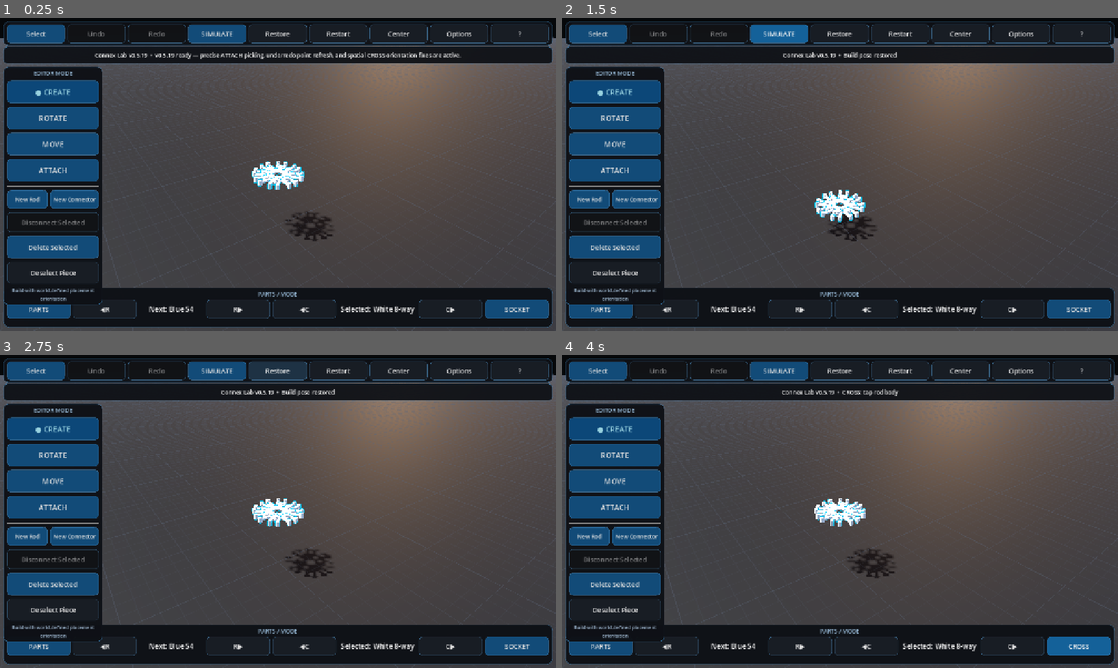
Above: before the commit, frames 1-4 (two rows, left to right).
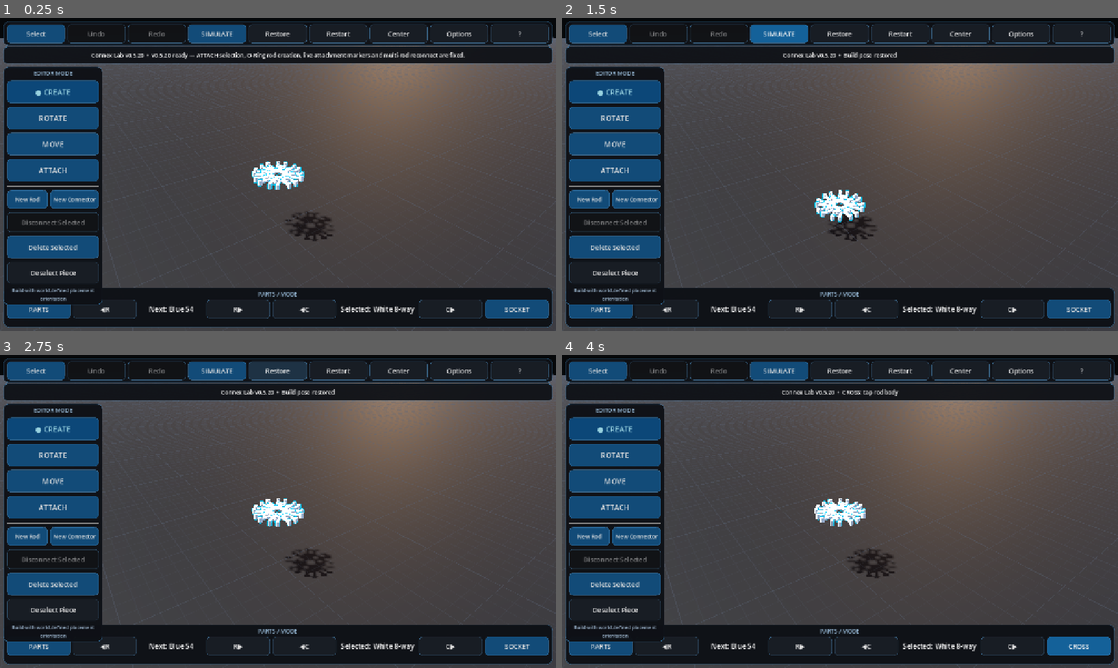
Above: after the commit, the same moments.

Repository: pixel375/connex
Game: Godot game, scene res://Main.tscn
The game is run twice, just before and just after one commit, with the same random seed, the same clock (stepped at 60 frames per second) and the same inputs.
Inputs:
- Up to frame 1 (0.25 s): no input
- Up to frame 2 (1.5 s): click "SIMULATE" at 0.5 s; click "BUILD" at 1.25 s
- Up to frame 3 (2.75 s): click "Restore" at 2 s
- Up to frame 4 (4 s): click "SOCKET" at 2.75 s; click "AXLE" at 3.5 s

The runs differ from the first frame. In frame 1, 0.7% of the frame differs, in the area x 16-84%, y 10-14%; in frame 2, less than 0.1%; in frame 3, less than 0.1%; in frame 4, less than 0.1%.

Commit message:
[release] Connex Lab v0.5.20
Fix ATTACH piece selection, preserve SOCKET rod creation while O-Ring is selected, keep attachment markers synchronized with the current build pose, and restore all still-aligned rods when a disconnected multi-rod connector is explicitly reattached. Includes focused device-case regressions and retained physics/editor gates.

Diff:
--- a/Main.tscn
+++ b/Main.tscn
@@ -1,11 +1,12 @@
 [gd_scene load_steps=3 format=3]
 
+; v0.5.20 ATTACH selection, O-Ring rod creation, live marker and reconnect runtime: res://scripts/main_v076.gd
 ; v0.5.19 precise ATTACH picking, Undo marker refresh and spatial CROSS orientation: res://scripts/main_v075.gd
 ; v0.5.18 legacy AXLE healing and inverse CROSS rod slide runtime: res://scripts/main_v074.gd
 ; v0.5.17 deterministic AXLE/CROSS stop and save-load runtime: res://scripts/main_v073.gd
 ; v0.5.16 simplified physical O-Ring runtime: res://scripts/main_v071.gd
 ; v0.5.14 O-Ring lineage marker: res://scripts/main_v069.gd
-[ext_resource type="Script" path="res://scripts/main_v075.gd" id="1_main"]
+[ext_resource type="Script" path="res://scripts/main_v076.gd" id="1_main"]
 [ext_resource type="Script" path="res://scripts/physics_slider_fix_v052.gd" id="2_physics_fix"]
 
 [node name="Main" type="Node3D"]
--- /dev/null
+++ b/scripts/main_v076.gd
@@ -0,0 +1,234 @@
+extends "res://scripts/main_v075.gd"
+
+const VERSION_076 := "0.5.20"
+
+var attach_pose_cache_v076: Dictionary = {}
+
+
+func _ready() -> void:
+	super._ready()
+	attach_pose_cache_v076.clear()
+	if update_status_v021 != null:
+		_set_update_status_v021("Current version: v%s" % VERSION_076)
+	_status("v0.5.20 ready — ATTACH selection, O-Ring rod creation, live attachment markers and multi-rod reconnect are fixed.")
+
+
+func _status(text: String) -> void:
+	if status_label != null:
+		status_label.text = "Connex Lab v%s  •  %s" % [VERSION_076, text]
+
+
+# v0.5.19 dirtied the cached overlay but its old child handles remained queued
+# until the end of the frame. When a whole build pose jumped back, those stale
+# markers could therefore still be rendered at the old coordinates. Detach them
+# from the overlay tree immediately, then rebuild from authoritative body poses.
+func _invalidate_attach_overlay_v075() -> void:
+	attach_spatial_dirty_v050 = true
+	attach_overlay_dirty_v050 = true
+	last_overlay_visibility_signature_v050 = ""
+	if attach_points_root_v032 == null:
+		return
+	for child_value in attach_points_root_v032.get_children():
+		var child: Node = child_value as Node
+		attach_points_root_v032.remove_child(child)
+		child.queue_free()
+	_refresh_attach_points_v032()
+
+
+# -----------------------------------------------------------------------------
+# ATTACH piece selection + O-Ring create behavior.
+# -----------------------------------------------------------------------------
+
+func _select_piece_in_attach_v076(screen_pos: Vector2) -> bool:
+	if editor_mode_v032 != EDITOR_ATTACH_032 or not select_armed_v020:
+		return false
+	var hit: Dictionary = _raycast_piece(screen_pos)
+	if hit.is_empty():
+		_status("Select armed — tap one piece. Attachment points are ignored until a piece is selected.")
+		return true
+	var body := hit.get("collider") as RigidBody3D
+	if not is_instance_valid(body):
+		_status("Select armed — tap one piece")
+		return true
+	_deselect_attach_point_v032(false)
+	_set_selected(body)
+	attach_pose_cache_v076.clear()
+	_invalidate_attach_overlay_v075()
+	_status("Selected %s for ATTACH" % _piece_display_name(body))
+	return true
+
+
+func _handle_tap(screen_pos: Vector2) -> void:
+	if _any_modal_open_v054():
+		return
+	if _select_piece_in_attach_v076(screen_pos):
+		return
+	if editor_mode_v032 == EDITOR_CREATE_032 and attach_mode == 0 and selected_connector_type == o_ring_index:
+		# O-Ring is a connector-palette item, but it must never stop an ordinary
+		# free connector socket from creating the selected rod.
+		if _try_socket_create_tap_v054(screen_pos):
+			return
+	super._handle_tap(screen_pos)
+
+
+# -----------------------------------------------------------------------------
+# Live ATTACH marker tracking.
+# -----------------------------------------------------------------------------
+
+func _attach_pose_snapshot_v076() -> Dictionary:
+	var result: Dictionary = {}
+	for body_value in bodies:
+		var body := body_value as RigidBody3D
+		if is_instance_valid(body):
+			result[body.get_instance_id()] = body.global_transform
+	for ring_value in o_ring_stops:
+		var ring := ring_value as RigidBody3D
+		if is_instance_valid(ring):
+			result[ring.get_instance_id()] = ring.global_transform
+	return result
+
+
+func _sync_attach_overlay_pose_v076(force_refresh: bool = false) -> bool:
+	var current: Dictionary = _attach_pose_snapshot_v076()
+	var changed: bool = force_refresh or current.size() != attach_pose_cache_v076.size()
+	if not changed:
+		for id_value in current.keys():
+			if not attach_pose_cache_v076.has(id_value):
+				changed = true
+				break
+			var now_tf: Transform3D = current[id_value] as Transform3D
+			var old_tf: Transform3D = attach_pose_cache_v076[id_value] as Transform3D
+			if not now_tf.is_equal_approx(old_tf):
+				changed = true
+				break
+	attach_pose_cache_v076 = current
+	if changed:
+		_invalidate_attach_overlay_v075()
+	return changed
+
+
+func _process(delta: float) -> void:
+	super._process(delta)
+	if editor_mode_v032 == EDITOR_ATTACH_032 and not simulating and not _any_modal_open_v054():
+		_sync_attach_overlay_pose_v076(false)
+	else:
+		attach_pose_cache_v076.clear()
+
+
+func _reset_pose() -> void:
+	super._reset_pose()
+	attach_pose_cache_v076.clear()
+	_sync_attach_overlay_pose_v076(true)
+	call_deferred("_invalidate_attach_overlay_v075")
+
+
+func _toggle_simulation() -> void:
+	super._toggle_simulation()
+	attach_pose_cache_v076.clear()
+	if not simulating:
+		_sync_attach_overlay_pose_v076(true)
+		call_deferred("_invalidate_attach_overlay_v075")
+
+
+# -----------------------------------------------------------------------------
+# Explicit SOCKET reconnect releases the whole connector from Detach quarantine.
+# -----------------------------------------------------------------------------
+
+func _release_detach_blocks_for_piece_v076(piece: RigidBody3D) -> int:
+	if not is_instance_valid(piece):
+		return 0
+	var uid: int = _ensure_piece_uid_v020(piece)
+	var removed: int = 0
+	var keys: Array = manual_detach_blocks_v030.keys().duplicate()
+	for key_value in keys:
+		var key_text: String = str(key_value)
+		var pair: PackedStringArray = key_text.split(":")
+		if pair.size() != 2:
+			continue
+		if int(pair[0]) == uid or int(pair[1]) == uid:
+			manual_detach_blocks_v030.erase(key_value)
+			removed += 1
+	return removed
+
+
+func _connect_points_v035(source: Dictionary, target: Dictionary) -> bool:
+	var source_body: RigidBody3D = source.get("body") as RigidBody3D
+	var target_body: RigidBody3D = target.get("body") as RigidBody3D
+	if not is_instance_valid(source_body) or not is_instance_valid(target_body) or source_body == target_body:
+		_status("Connection blocked — choose two different pieces")
+		return false
+
+	_rebuild_connection_graph_v020()
+	var source_record: Dictionary = _connection_record_for_point_v032(source)
+	var target_record: Dictionary = _connection_record_for_point_v032(target)
+	var old_record: Dictionary = source_record
+
+	if old_record.is_empty():
+		var pair_records: Array = _records_between_bodies_v035(source_body, target_body)
+		if pair_records.size() == 1:
+			old_record = pair_records[0] as Dictionary
+		elif pair_records.size() > 1:
+			_status("Connection blocked — these pieces have multiple existing links. Start from the occupied port you want to move.")
+			return false
+
+	if not target_record.is_empty() and not _same_record_v035(target_record, old_record):
+		_status("Target is already occupied by another connection")
+		return false
+
+	if not source_record.is_empty() and _same_record_v035(source_record, target_record):
+		var desired_kind: String = "socket" if attach_mode == 0 else ("cross" if attach_mode == 2 else ("o_ring" if str(source.get("type", "")) == "o_ring" or str(target.get("type", "")) == "o_ring" else "axle"))
+		if str(source_record.get("kind", "")) == desired_kind:
+			_status("Those two attachment points are already connected")
+			return false
+
+	var excluded_uid: int = int(old_record.get("uid", -1)) if not old_record.is_empty() else -1
+	var source_component: Array = _fixed_component_v020(source_body, excluded_uid)
+	if _component_has_piece_v020(source_component, target_body):
+		_status("Connection blocked — another rigid path still locks these two pieces together")
+		return false
+
+	var snap: Dictionary = _snap_source_component_v030(source, target, source_component)
+	if not bool(snap.get("valid", false)):
+		_status("Connection blocked — %s" % str(snap.get("reason", "cannot align those points")))
+		return false
+	var transforms: Dictionary = snap.get("transforms", {}) as Dictionary
+	var validation: Dictionary = _validate_transforms_excluding_v032(transforms, excluded_uid)
+	if not bool(validation.get("valid", false)):
+		_status("Connection blocked — %s" % str(validation.get("reason", "moving that side would break another connection")))
+		return false
+
+	if not old_record.is_empty():
+		_detach_record_raw_v032(old_record)
+	_apply_transforms_raw_v030(transforms)
+	_create_explicit_connection_v030(source, target)
+	manual_detach_blocks_v030.erase(_pair_key_v030(source_body, target_body))
+
+	var released_blocks: int = 0
+	var reattached_connector: RigidBody3D = null
+	if attach_mode == 0:
+		if str(source_body.get_meta("kind", "")) == "connector":
+			reattached_connector = source_body
+		elif str(target_body.get_meta("kind", "")) == "connector":
+			reattached_connector = target_body
+		if is_instance_valid(reattached_connector):
+			released_blocks = _release_detach_blocks_for_piece_v076(reattached_connector)
+
+	_refresh_joint_frames_v020()
+	_rebuild_connection_graph_v020()
+	var connector_links_before_commit: int = _connections_for_piece_v020(reattached_connector).size() if is_instance_valid(reattached_connector) else 0
+	_commit_state()
+	_rebuild_connection_graph_v020()
+	var connector_links_after_commit: int = _connections_for_piece_v020(reattached_connector).size() if is_instance_valid(reattached_connector) else connector_links_before_commit
+	var auto_restored: int = maxi(0, connector_links_after_commit - connector_links_before_commit)
+
+	attach_spatial_dirty_v050 = true
+	attach_overlay_dirty_v050 = true
+	attach_pose_cache_v076.clear()
+	_refresh_selection_highlight()
+	_update_ui()
+	var mode_name: String = ["SOCKET", "AXLE", "CROSS"][attach_mode]
+	var reconnect_note: String = ""
+	if released_blocks > 1 and auto_restored > 0:
+		reconnect_note = " • %d other aligned connection%s auto-restored" % [auto_restored, "" if auto_restored == 1 else "s"]
+	_status("%s %s%s" % [mode_name, "re-attached" if not old_record.is_empty() else "attached", reconnect_note])
+	return true
--- /dev/null
+++ b/tests/attach_selection_oring_overlay_reconnect_smoke_v076.gd
@@ -0,0 +1,199 @@
+extends SceneTree
+
+
+func _initialize() -> void:
+	call_deferred("_run")
+
+
+func _fail(message: String) -> void:
+	push_error("EDITOR_076_SMOKE_FAIL: %s" % message)
+	quit(1)
+
+
+func _socket_records_for(main: Node, connector: RigidBody3D) -> Array:
+	var result: Array = []
+	main.call("_rebuild_connection_graph_v020")
+	for record_value in main.call("_connections_for_piece_v020", connector) as Array:
+		var record: Dictionary = record_value as Dictionary
+		if str(record.get("kind", "")) == "socket":
+			result.append(record)
+	return result
+
+
+func _has_socket_to(records: Array, rod: RigidBody3D) -> bool:
+	for record_value in records:
+		var record: Dictionary = record_value as Dictionary
+		if record.get("rod") == rod:
+			return true
+	return false
+
+
+func _overlay_has_marker_near(main: Node, point: Vector3, tolerance: float = 0.10) -> bool:
+	var root_value: Variant = main.get("attach_points_root_v032")
+	if not (root_value is Node3D):
+		return false
+	var overlay: Node3D = root_value as Node3D
+	for child_value in overlay.get_children():
+		var child: Node3D = child_value as Node3D
+		if child != null and child.global_position.distance_to(point) <= tolerance:
+			return true
+	return false
+
+
+func _run() -> void:
+	var packed: PackedScene = load("res://Main.tscn") as PackedScene
+	if packed == null:
+		_fail("Main.tscn did not load")
+		return
+	var main: Node = packed.instantiate()
+	root.add_child(main)
+	await process_frame
+	await process_frame
+
+	# -------------------------------------------------------------------------
+	# 1) Select must still select a PIECE while ATTACH mode is active.
+	# -------------------------------------------------------------------------
+	var selectable: RigidBody3D = main.call("_make_connector", 6, Transform3D(Basis.IDENTITY, Vector3(4.2, 4.0, 0.0))) as RigidBody3D
+	await process_frame
+	main.call("_set_editor_mode_v032", 2, false)
+	main.set("attach_mode", 0)
+	main.call("_toggle_select_v020")
+	if not bool(main.get("select_armed_v020")):
+		_fail("Select did not arm in ATTACH mode")
+		return
+	var camera: Camera3D = main.get("camera") as Camera3D
+	if camera == null:
+		_fail("camera missing")
+		return
+	var select_screen: Vector2 = camera.unproject_position(selectable.global_position)
+	main.call("_handle_tap", select_screen)
+	await process_frame
+	if main.get("selected_piece") != selectable:
+		_fail("ATTACH swallowed Select instead of selecting the tapped connector")
+		return
+	if bool(main.get("select_armed_v020")):
+		_fail("ATTACH piece selection did not consume the one-shot Select action")
+		return
+	if not (main.get("attach_point_selected_v032") as Dictionary).is_empty():
+		_fail("piece selection in ATTACH left an attachment source selected")
+		return
+
+	# -------------------------------------------------------------------------
+	# 2) O-Ring palette selection must not block ordinary SOCKET rod creation.
+	# -------------------------------------------------------------------------
+	main.call("_set_editor_mode_v032", 0, false)
+	main.set("attach_mode", 0)
+	var o_ring_index: int = int(main.get("o_ring_index"))
+	main.set("selected_connector_type", o_ring_index)
+	var socket_host: RigidBody3D = main.call("_make_connector", 6, Transform3D(Basis.IDENTITY, Vector3(-4.0, 4.0, 0.0))) as RigidBody3D
+	await process_frame
+	var socket0: Dictionary = main.call("_socket_world_v020", socket_host, 0) as Dictionary
+	var socket_screen: Vector2 = camera.unproject_position(socket0.get("point", socket_host.global_position) as Vector3)
+	var before_bodies: int = (main.get("bodies") as Array).size()
+	main.call("_handle_tap", socket_screen)
+	await process_frame
+	var after_bodies: Array = main.get("bodies") as Array
+	if after_bodies.size() != before_bodies + 1:
+		_fail("O-Ring selection prevented a free SOCKET from creating a rod")
+		return
+	var created_rod: RigidBody3D = after_bodies[after_bodies.size() - 1] as RigidBody3D
+	if not is_instance_valid(created_rod) or str(created_rod.get_meta("kind", "")) != "rod":
+		_fail("O-Ring-selected SOCKET tap did not create a rod")
+		return
+	if int(main.get("selected_connector_type")) != o_ring_index:
+		_fail("creating a rod unexpectedly changed the selected O-Ring palette item")
+		return
+
+	# -------------------------------------------------------------------------
+	# 3) ATTACH overlay must follow direct/restored transforms immediately.
+	# -------------------------------------------------------------------------
+	main.call("_set_editor_mode_v032", 2, false)
+	main.set("attach_mode", 0)
+	var overlay_host: RigidBody3D = main.call("_make_connector", 6, Transform3D(Basis.IDENTITY, Vector3(11.0, 7.0, 8.0))) as RigidBody3D
+	await process_frame
+	main.call("_sync_attach_overlay_pose_v076", true)
+	var old_socket: Vector3 = (main.call("_socket_world_v020", overlay_host, 180) as Dictionary).get("point", overlay_host.global_position) as Vector3
+	if not _overlay_has_marker_near(main, old_socket):
+		_fail("ATTACH overlay did not contain the original socket marker")
+		return
+	var move_delta := Vector3(3.4, 1.3, -2.1)
+	overlay_host.global_position += move_delta
+	overlay_host.set_meta("build_transform", overlay_host.global_transform)
+	var new_socket: Vector3 = (main.call("_socket_world_v020", overlay_host, 180) as Dictionary).get("point", overlay_host.global_position) as Vector3
+	if not bool(main.call("_sync_attach_overlay_pose_v076", false)):
+		_fail("direct body movement did not dirty the ATTACH overlay")
+		return
+	if not _overlay_has_marker_near(main, new_socket):
+		_fail("ATTACH marker did not move with the transformed connector")
+		return
+	if _overlay_has_marker_near(main, old_socket, 0.08):
+		_fail("stale ATTACH marker remained at the connector's previous position")
+		return
+
+	# -------------------------------------------------------------------------
+	# 4) Exact repeated bug: a connector with two rods is disconnected, then one
+	#    rod is explicitly reattached. The other aligned rod must auto-reconnect.
+	# -------------------------------------------------------------------------
+	main.call("_set_editor_mode_v032", 0, false)
+	main.set("attach_mode", 0)
+	var connector: RigidBody3D = main.call("_make_connector", 6, Transform3D(Basis.IDENTITY, Vector3(30.0, 8.0, 30.0))) as RigidBody3D
+	main.call("_extend_socket", connector, 0)
+	await process_frame
+	var rod1: RigidBody3D = main.get("selected_piece") as RigidBody3D
+	main.call("_extend_socket", connector, 90)
+	await process_frame
+	var rod2: RigidBody3D = main.get("selected_piece") as RigidBody3D
+	if not is_instance_valid(rod1) or not is_instance_valid(rod2) or rod1 == rod2:
+		_fail("could not create the two-rod reconnect fixture")
+		return
+	var initial_records: Array = _socket_records_for(main, connector)
+	if initial_records.size() != 2 or not _has_socket_to(initial_records, rod1) or not _has_socket_to(initial_records, rod2):
+		_fail("two-rod fixture did not start with two SOCKET records")
+		return
+
+	main.call("_set_selected", connector)
+	main.call("_disconnect_selected_v042")
+	await process_frame
+	if not _socket_records_for(main, connector).is_empty():
+		_fail("Disconnect Selected did not release both connector rods")
+		return
+	var pair1: String = str(main.call("_pair_key_v030", connector, rod1))
+	var pair2: String = str(main.call("_pair_key_v030", connector, rod2))
+	var detach_blocks: Dictionary = main.get("manual_detach_blocks_v030") as Dictionary
+	if not detach_blocks.has(pair1) or not detach_blocks.has(pair2):
+		_fail("fixture did not reproduce the two manual detach quarantine entries")
+		return
+
+	main.set("attach_mode", 0)
+	var source_socket: Dictionary = {
+		"type": "socket",
+		"body": connector,
+		"slot": 0,
+		"point": (main.call("_socket_world_v020", connector, 0) as Dictionary).get("point", connector.global_position),
+	}
+	var target_end: Dictionary = {
+		"type": "rod_end",
+		"body": rod1,
+		"sign": -1,
+		"point": main.call("_rod_end_v020", rod1, -1),
+	}
+	if not bool(main.call("_connect_points_v035", source_socket, target_end)):
+		_fail("explicit first-rod SOCKET reconnect was rejected")
+		return
+	await process_frame
+	var restored_records: Array = _socket_records_for(main, connector)
+	if restored_records.size() != 2:
+		_fail("reconnecting one of two rods did not auto-restore the other aligned rod")
+		return
+	if not _has_socket_to(restored_records, rod1) or not _has_socket_to(restored_records, rod2):
+		_fail("multi-rod reconnect did not restore both original rod links")
+		return
+	detach_blocks = main.get("manual_detach_blocks_v030") as Dictionary
+	if detach_blocks.has(pair2):
+		_fail("second rod stayed permanently quarantined after explicit connector reconnect")
+		return
+
+	print("EDITOR_076_SMOKE_OK: ATTACH Select, O-Ring rod creation, live markers and multi-rod reconnect")
+	main.queue_free()
+	await process_frame
+	quit(0)
Not shown, changed: export_presets.cfg
Not shown, changed: .github/workflows/android.yml
Not shown, changed: .github/workflows/v052-reliability.yml
Not shown, changed: .github/workflows/v075-editor-fixes.yml
Not shown, changed: RELEASE_NOTES.md
